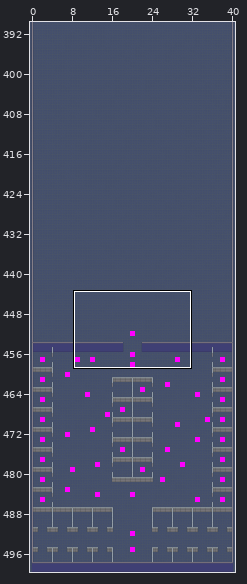
One commit to this Tiled map: src/assets/data/stage1.tmx. The first picture is a wide view before the edit; the outline marks the close-up.
Close-up. Before the commit:
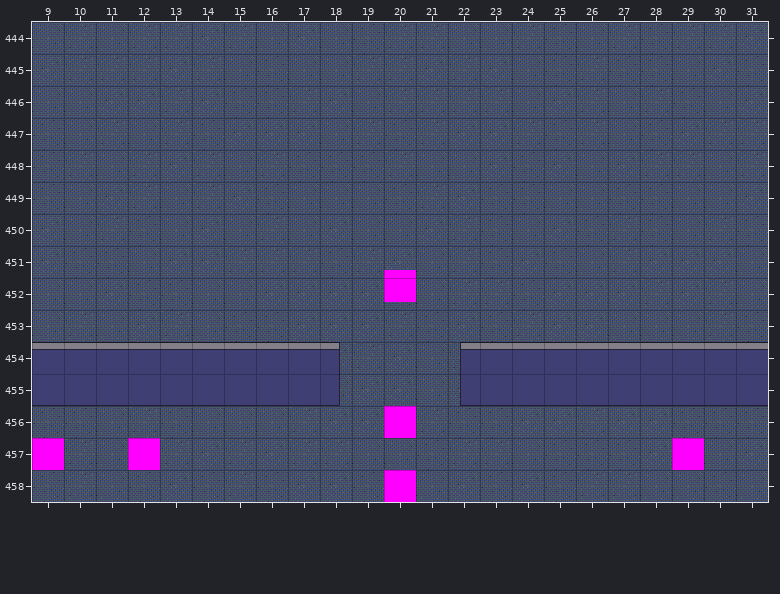
Cells are 32x32 px. Shown: x 9..31, y 444..458.
Now the later version:
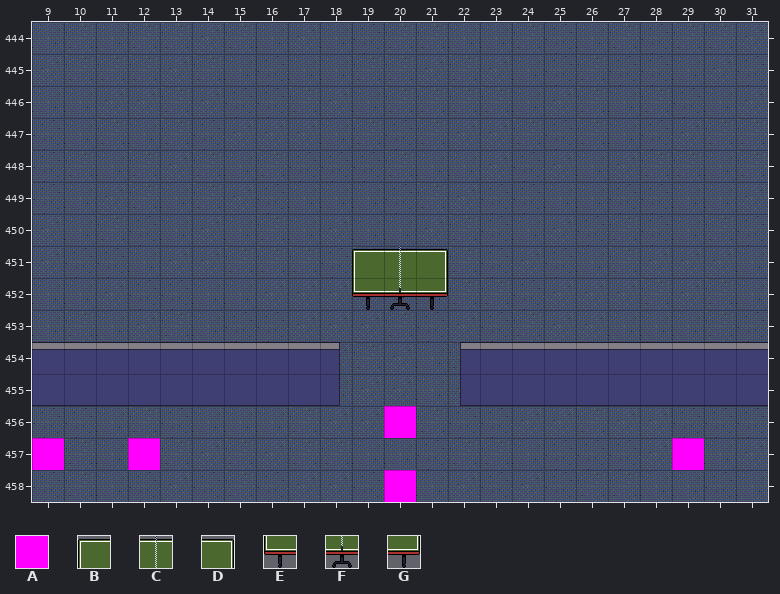
Key: from "Tiles": A 0, B 38, C 39, D 40, E 41, F 42, G 43.
_ is an empty cell.
Objects are placed by their top-left corner, in cells (3,4 is the top-left corner of cell 3,4); size is 1x1 cell unless given.
Change:
Layer "Furniture":
y 451: x 19..21 ___ -> BCD
y 452: x 19..21 ___ -> EFG
Layer "Objects":
removed: A "WinCondition" at 20,451.8
